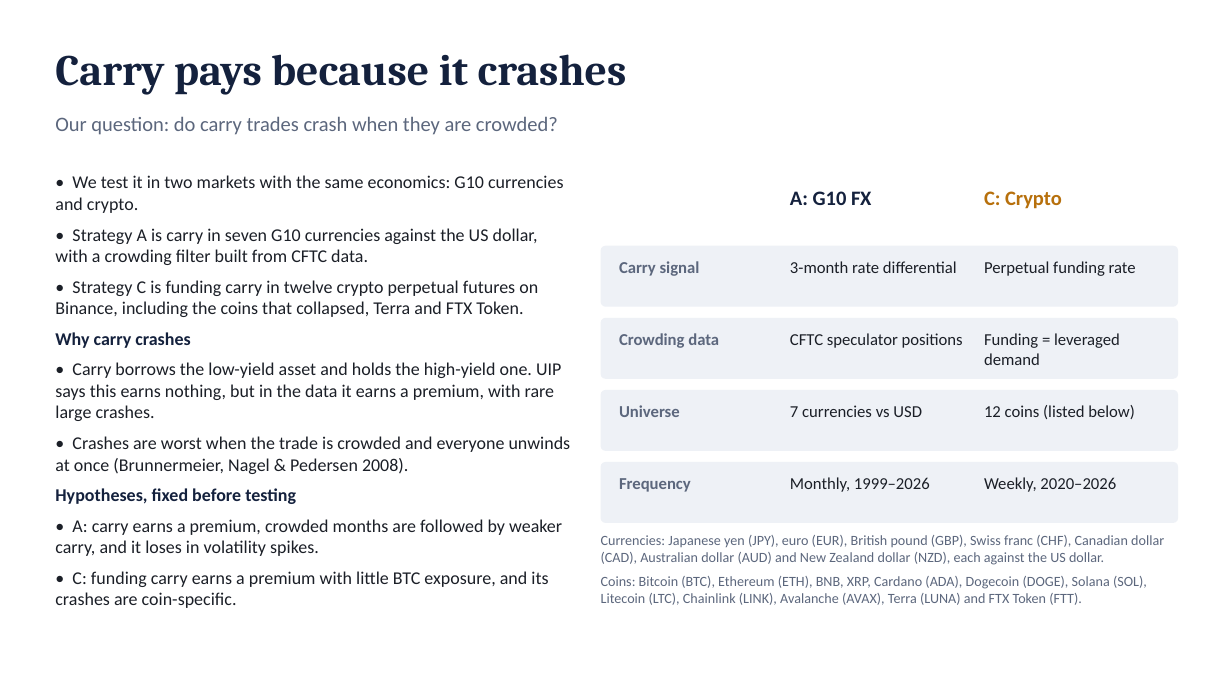
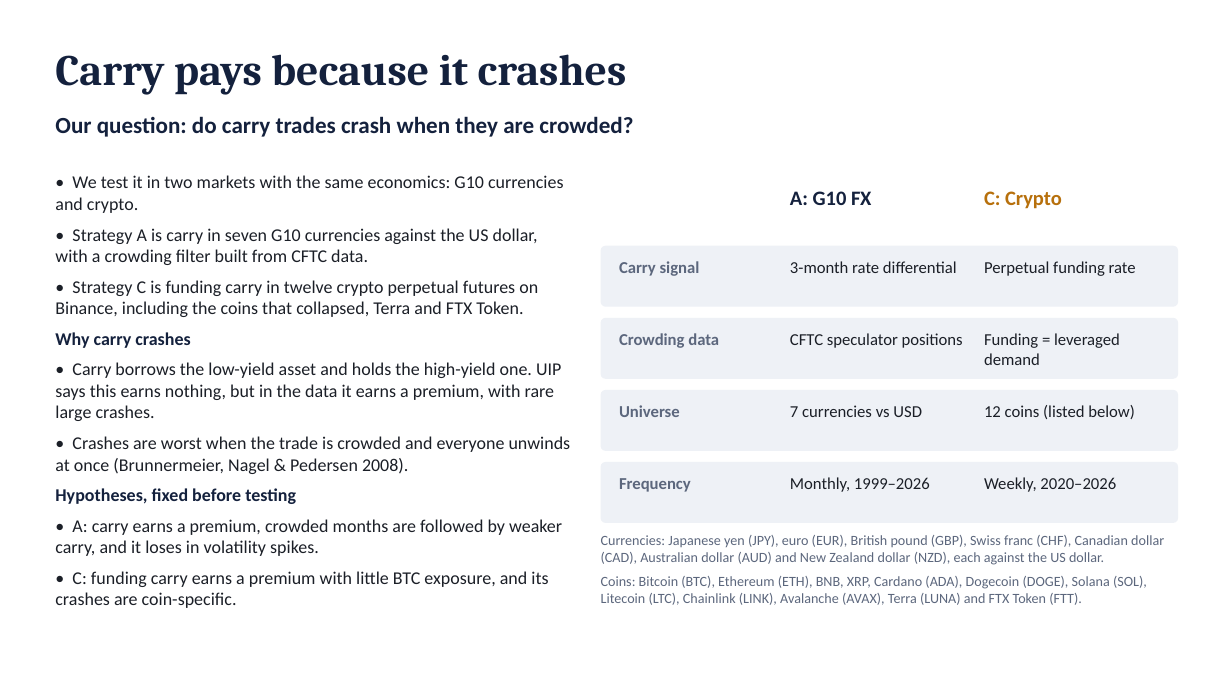
Before and after one commit to rezazamani2329/currency-crypto-carry, a slide deck: slide 2 of slides/presentation_10min.pptx. Drawn at 1232x693 pixels with LibreOffice and Linux fonts; fonts in the diff are those of the drawing. Boxes give left, top, right and bottom in pixels: in the first picture for what was removed or moved away, otherwise in the second. Text is boxed around its words. In the diff, an @@ line names an element or a change of style, - is before the commit and + after.

Commit message:
10-minute deck: bold main question on slide 2

```diff
--- a/slides/presentation_10min.pptx
+++ b/slides/presentation_10min.pptx
@@ text "Our question: do carry trades ..." at box(55, 116, 633, 137): size 16 to 18 pt, text colour #5C677D to #14213D, bold on @@
```
Also in this commit, not shown: 3 other files.
